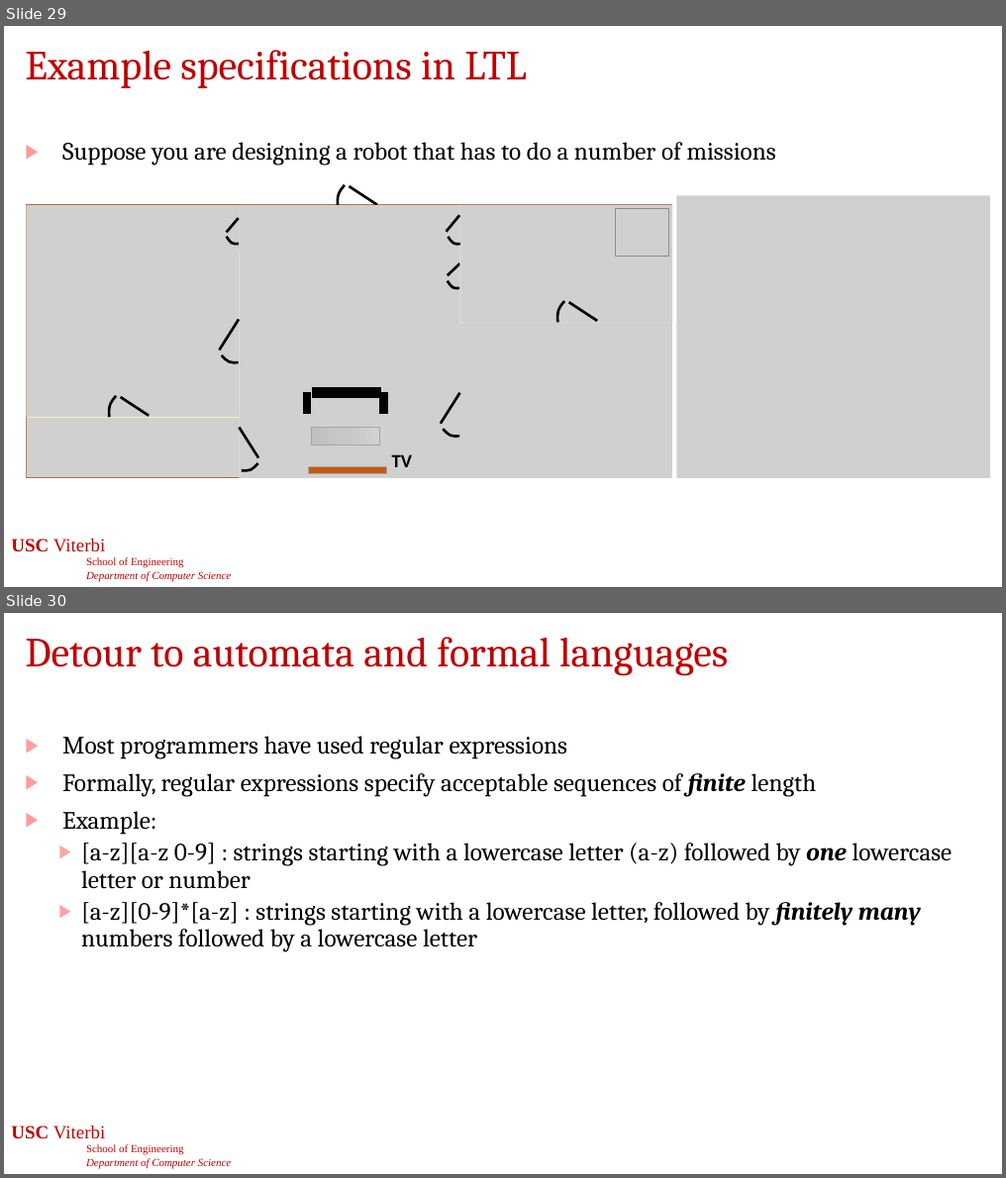
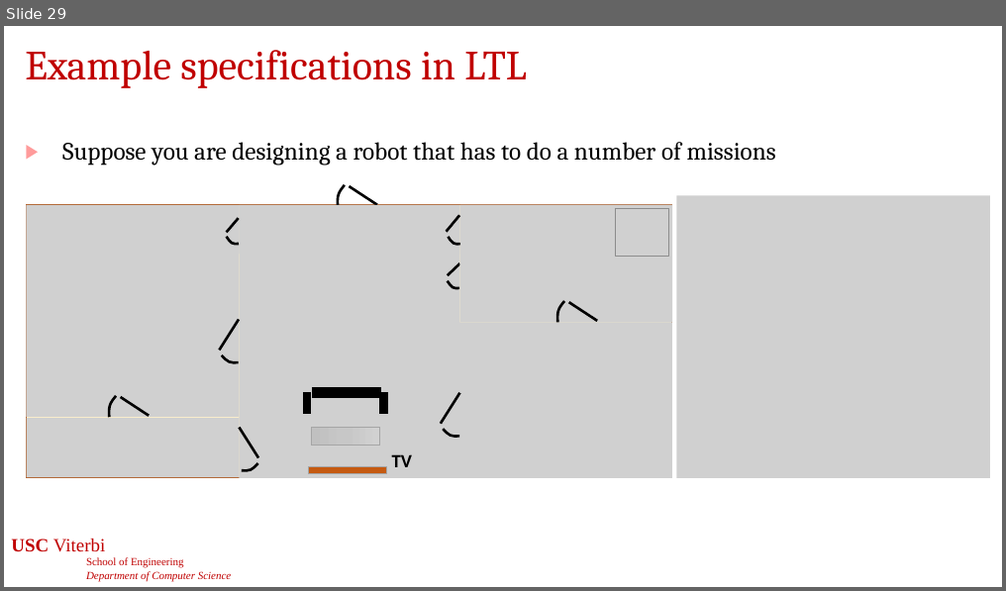
Before and after one commit to jdeshmukh/jdeshmukh.github.io, a slide deck: teaching/cs513-autocps-fall-2026/slides/6-LTL.pptx. Shown one above the other, each under a label of ours: slides 29 and 30 before the commit, slide 29 after it. The pictures are 1006x1178 and 1006x591 pixels, drawn with LibreOffice and Linux fonts; fonts in the diff are those of the drawing; grey boxes stand for pictures; background and template pictures are left out. Boxes give left, top, right and bottom in pixels: in the first picture for what was removed or moved away, otherwise in the second. Text is boxed around its words. In the diff, an @@ line names an element or a change of style, - is before the commit and + after.

```diff
--- a/teaching/cs513-autocps-fall-2026/slides/6-LTL.pptx
+++ b/teaching/cs513-autocps-fall-2026/slides/6-LTL.pptx
@@ slide 30 removed at [4, 613, 1002, 1174], background #FFFFFF; not listed: 1 template element that a slide beside it also shows @@
@@ title removed at [25, 637, 728, 676] @@
-Detour to automata and formal languages
@@ text removed at [62, 736, 952, 953] @@
-▶ Most programmers have used regular expressions
-▶ Formally, regular expressions specify acceptable sequences of finite length
-▶ Example:
-  ▶ [a-z][a-z 0-9] : strings starting with a lowercase letter (a-z) followed by one lowercase letter or number
-  ▶ [a-z][0-9]*[a-z] : strings starting with a lowercase letter, followed by finitely many numbers followed by a lowercase letter
@@ page number removed at [391, 1134, 616, 1163] @@
-30
```
Also in this commit, not shown: 13 other slides removed, 3 other files.
